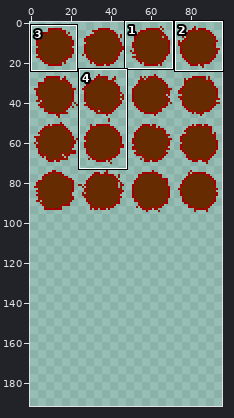
Edited in one commit: sprite sheet (assets/ennemy.png). Above: a wide view before the commit, with the close-up outlined.
Close-up. Before the edit:
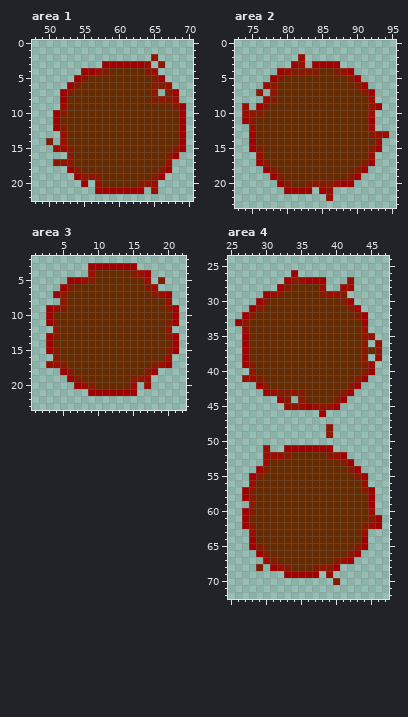
The file is 96x96 pixels. Colours within 5 levels of each other are drawn and written as one. Shown: area 1: x 48..70, y 0..22; area 2: x 73..95, y 0..23; area 3: x 1..22, y 2..23; area 4: x 25..47, y 24..72. The old version is drawn lined up with the new one, on the new canvas. The commit also changed other parts of the picture, which this record leaves out.
Once edited:
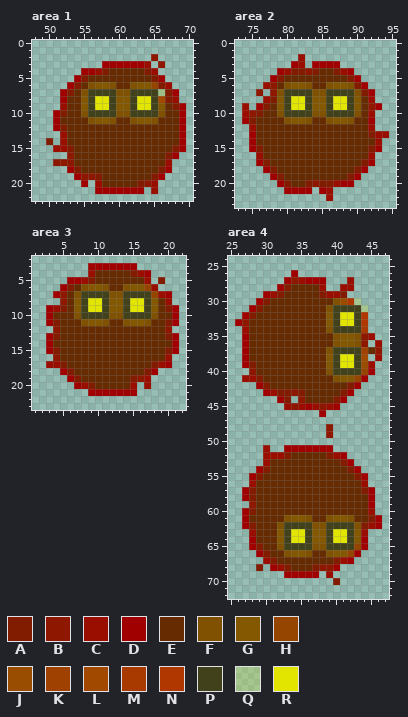
Palette (. is transparent): A #821c00  B #8e1700  C #9a0e00  D #a00000  E #662b00  F #7f5100  G #845800  H #954500  J #994d00  K #9f4100  L #a24900  M #a83a00  N #b03800  P #41411b  Q #e2e50035  R #e2e500
The edit:
{"change": "canvas 96x96 -> 96x192"}
{"where": "area 1"}
{"y":6,"x":56,"old":"EEEE","new":"FGGF"}
{"y":6,"x":62,"old":"EEEA","new":"FGGH"}
{"y":7,"x":55,"old":"EEEEEEEEEEB.","new":"FPPPPFFPPPPQ"}
{"y":8,"x":55,"old":"EEEEEEEEEEAB","new":"GPRRPGGPRRPL"}
{"y":9,"x":55,"old":"EEEEEEEEEEEE","new":"GPRRPGGPRRPG"}
{"y":10,"x":55,"old":"EEEEEEEEEEEE","new":"FPPPPFFPPPPF"}
{"y":11,"x":56,"old":"EEEE","new":"FGGF"}
{"y":11,"x":62,"old":"EEEE","new":"FGGF"}
{"where": "area 2"}
{"y":6,"x":80,"old":"EEEE","new":"FGGF"}
{"y":6,"x":86,"old":"EEEE","new":"FGGF"}
{"y":7,"x":79,"old":"EEEEEEEEEEEE","new":"FPPPPFFPPPPF"}
{"y":8,"x":79,"old":"EEEEEEEEEEEE","new":"GPRRPGGPRRPG"}
{"y":9,"x":79,"old":"EEEEEEEEEEEE","new":"GPRRPGGPRRPG"}
{"y":10,"x":79,"old":"EEEEEEEEEEEE","new":"FPPPPFFPPPPF"}
{"y":11,"x":80,"old":"EEEE","new":"FGGF"}
{"y":11,"x":86,"old":"EEEE","new":"FGGF"}
{"where": "area 3"}
{"y":6,"x":8,"old":"EEEE","new":"FGGF"}
{"y":6,"x":14,"old":"EEEA","new":"FGGH"}
{"y":7,"x":7,"old":"EEEEEEEEEEEA","new":"FPPPPFFPPPPH"}
{"y":8,"x":7,"old":"EEEEEEEEEEEE","new":"GPRRPGGPRRPG"}
{"y":9,"x":7,"old":"EEEEEEEEEEEE","new":"GPRRPGGPRRPG"}
{"y":10,"x":7,"old":"EEEEEEEEEEEE","new":"FPPPPFFPPPPF"}
{"y":11,"x":8,"old":"EEEE","new":"FGGF"}
{"y":11,"x":14,"old":"EEEE","new":"FGGF"}
{"where": "area 4"}
{"y":30,"x":40,"old":"EAD.","new":"FJNQ"}
{"y":31,"x":39,"old":"EEEAD.","new":"FPPPPQ"}
{"y":32,"x":39,"old":"EEEEAD","new":"GPRRPN"}
{"y":33,"x":39,"old":"EEEEED","new":"GPRRPN"}
{"y":34,"x":39,"old":"EEEEEC","new":"FPPPPM"}
{"y":35,"x":40,"old":"EEEE","new":"FGGF"}
{"y":36,"x":40,"old":"EEEE","new":"FGGF"}
{"y":37,"x":39,"old":"EEEEEB","new":"FPPPPK"}
{"y":38,"x":39,"old":"EEEEEB","new":"GPRRPL"}
{"y":39,"x":39,"old":"EEEEEA","new":"GPRRPJ"}
{"y":40,"x":39,"old":"EEEEEA","new":"FPPPPH"}
{"y":41,"x":40,"old":"EEEA","new":"FGGH"}
{"y":61,"x":33,"old":"EEEE","new":"FGGF"}
{"y":61,"x":39,"old":"EEEE","new":"FGGF"}
{"y":62,"x":32,"old":"EEEEEEEEEEEE","new":"FPPPPFFPPPPF"}
{"y":63,"x":32,"old":"EEEEEEEEEEEE","new":"GPRRPGGPRRPG"}
{"y":64,"x":32,"old":"EEEEEEEEEEEE","new":"GPRRPGGPRRPG"}
{"y":65,"x":32,"old":"EEEEEEEEEEEA","new":"FPPPPFFPPPPH"}
{"y":66,"x":33,"old":"EEEE","new":"FGGF"}
{"y":66,"x":39,"old":"EEEA","new":"FGGH"}
{"label":"changed","picture_box":[81,82,165,124]}
{"label":"changed","picture_box":[277,82,361,124]}
{"label":"changed","picture_box":[74,284,158,326]}
{"label":"changed","picture_box":[326,298,368,382]}
{"label":"changed","picture_box":[277,515,361,557]}
